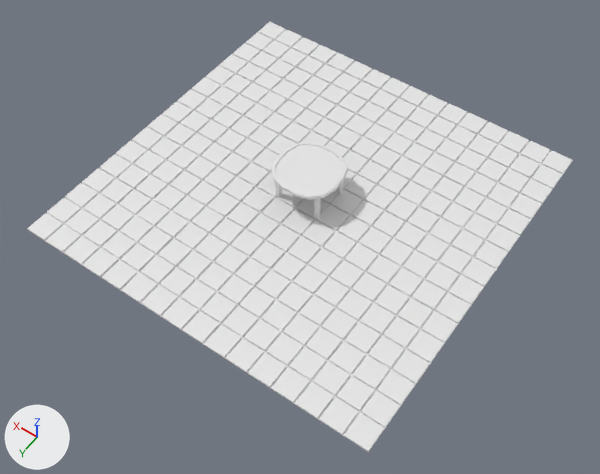
The Blender file Assets/Art/Environment/Environment.blend, before and after one commit.
The view is the same before and after, from a 50 mm camera at (-11.88, 17.24, 24.1) aimed at (-0.67, 1.54, -0.57). Lighting does not change. The marker at lower left points along +X, +Y and +Z.

Objects in the first picture: 'Floor', 'Table'.
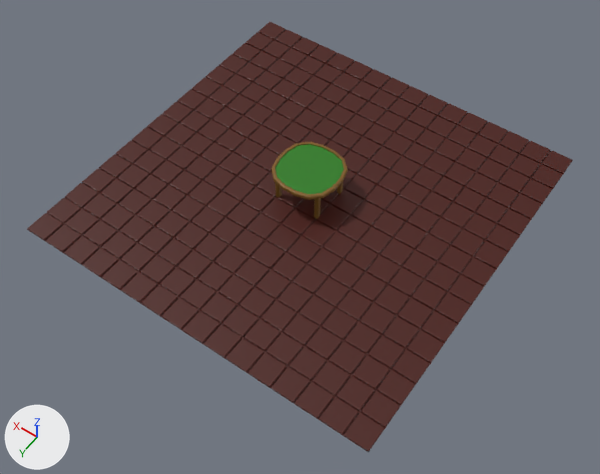
What the commit changed:
Material 'Table' (mat_table) changes colour from white #e7e7e7 to brown #795719; in linear values from (0.8, 0.8, 0.8) to (0.191, 0.0946, 0.00977).
Material 'Table inset' (mat_table_inset) changes colour from white #e7e7e7 to dark green #267b15; in linear values from (0.8, 0.8, 0.8) to (0.0197, 0.197, 0.00725).
Material 'Floor' (mat_floor) changes colour from white #e7e7e7 to dark red #470d00; in linear values from (0.8, 0.8, 0.8) to (0.063, 0.004, 0.0).

Boxes [x1, y1, x2, y2] around the edits, measured in the pictures (600 x 474 px):
'Floor', recoloured (white to brown): [27, 22, 573, 452] in both
'Table', recoloured (white to green): [271, 142, 348, 219] in both
